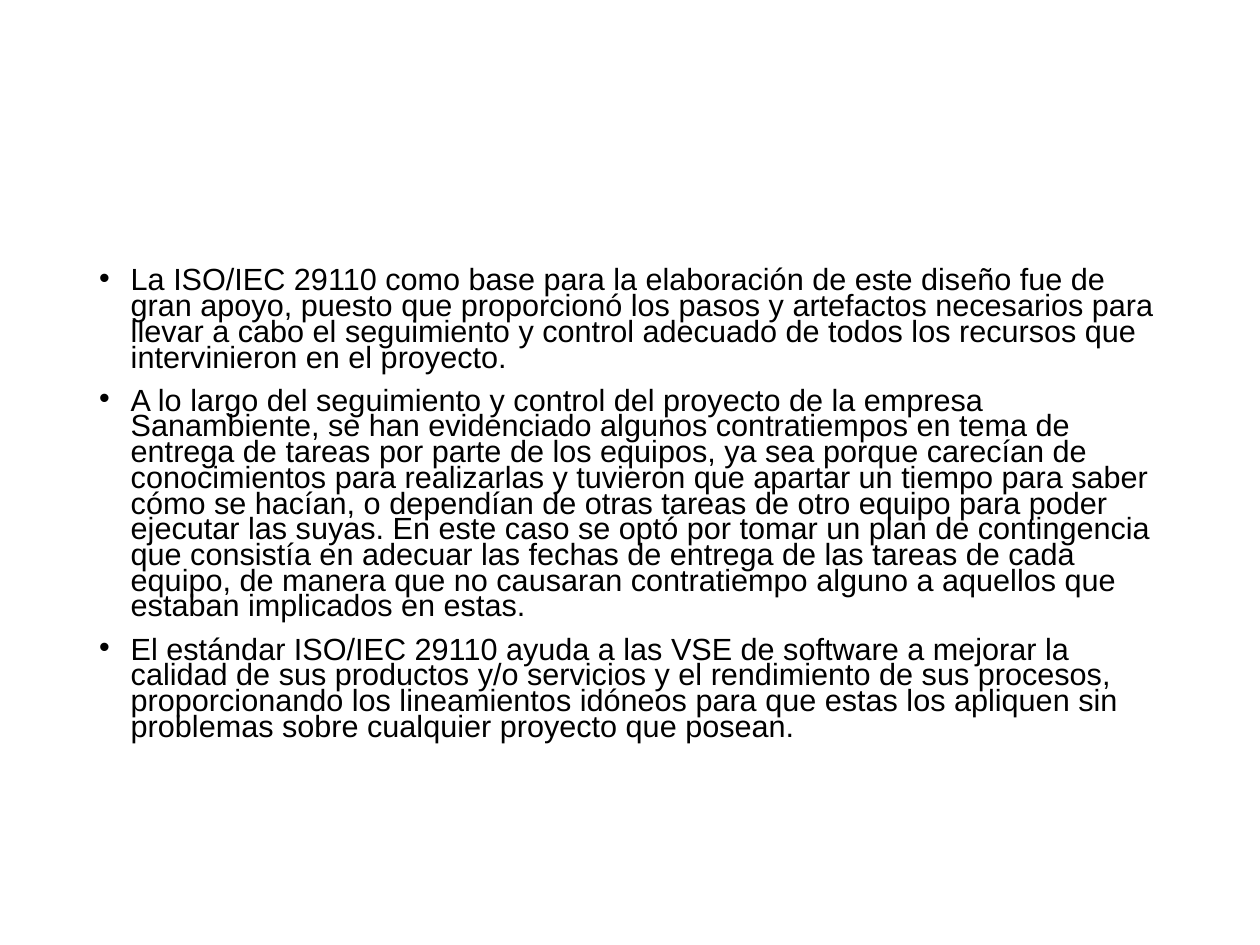
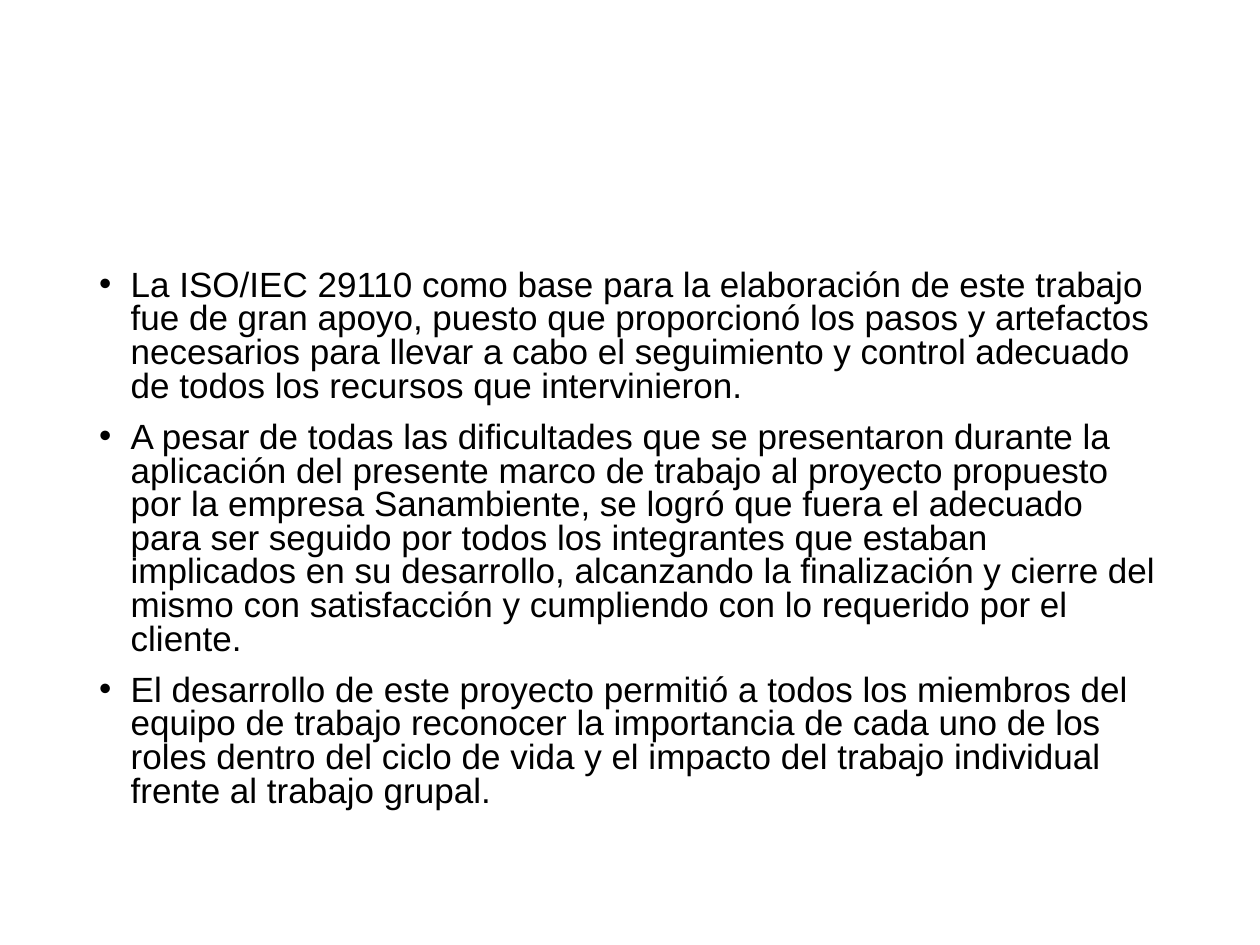
Before and after one commit to cristianpazu/Proyecto-Sanambiente, a slide deck: slide 21 of Documento(s) de proyecto de grado/Presentación del proyecto de grado.pptx. Drawn at 1260x945 pixels with LibreOffice and Linux fonts; fonts in the diff are those of the drawing; background and template pictures are left out. Boxes give left, top, right and bottom in pixels: in the first picture for what was removed or moved away, otherwise in the second. Text is boxed around its words. In the diff, an @@ line names an element or a change of style, - is before the commit and + after.

Commit message:
Se terminó de llenar las diapositivas para la sustentación del proyecto
Nota: Falta esperar las correcciones de la profesora.

```diff
--- a/Documento(s) de proyecto de grado/Presentación del proyecto de grado.pptx
+++ b/Documento(s) de proyecto de grado/Presentación del proyecto de grado.pptx
@@ text at box(131, 271, 1155, 810): text changed; size 17.5 to 20 pt @@
-• La ISO/IEC 29110 como base para la elaboración de este diseño fue de gran apoyo, puesto que proporcionó los pasos y artefactos necesarios para llevar a cabo el seguimiento y control adecuado de todos los recursos que intervinieron en el proyecto.
-• A lo largo del seguimiento y control del proyecto de la empresa Sanambiente, se han evidenciado algunos contratiempos en tema de entrega de tareas por parte de los equipos, ya sea porque carecían de conocimientos para realizarlas y tuvieron que apartar un tiempo para saber cómo se hacían, o dependían de otras tareas de otro equipo para poder ejecutar las suyas. En este caso se optó por tomar un plan de contingencia que consistía en adecuar las fechas de entrega de las tareas de cada equipo, de manera que no causaran contratiempo alguno a aquellos que estaban implicados en estas.
-• El estándar ISO/IEC 29110 ayuda a las VSE de software a mejorar la calidad de sus productos y/o servicios y el rendimiento de sus procesos, proporcionando los lineamientos idóneos para que estas los apliquen sin problemas sobre cualquier proyecto que posean.
+• La ISO/IEC 29110 como base para la elaboración de este trabajo fue de gran apoyo, puesto que proporcionó los pasos y artefactos necesarios para llevar a cabo el seguimiento y control adecuado de todos los recursos que intervinieron.
+• A pesar de todas las dificultades que se presentaron durante la aplicación del presente marco de trabajo al proyecto propuesto por la empresa Sanambiente, se logró que fuera el adecuado para ser seguido por todos los integrantes que estaban implicados en su desarrollo, alcanzando la finalización y cierre del mismo con satisfacción y cumpliendo con lo requerido por el cliente.
+• El desarrollo de este proyecto permitió a todos los miembros del equipo de trabajo reconocer la importancia de cada uno de los roles dentro del ciclo de vida y el impacto del trabajo individual frente al trabajo grupal.
```
Also in this commit, not shown: 1 other slide changed.
